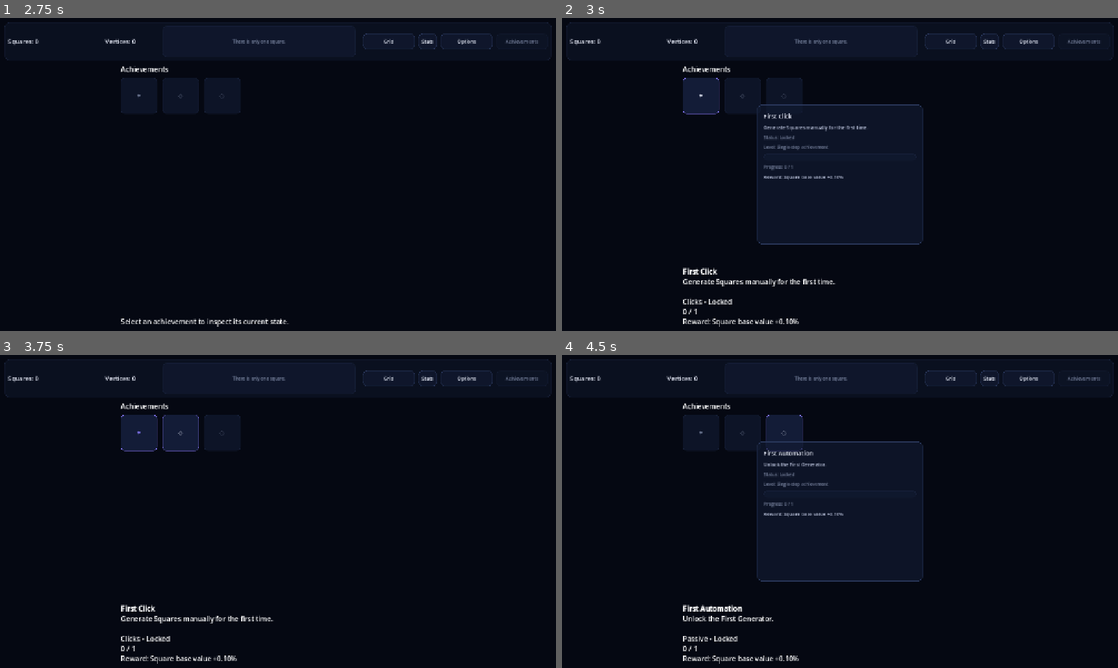
Above: before the commit, frames 1-4 (two rows, left to right).
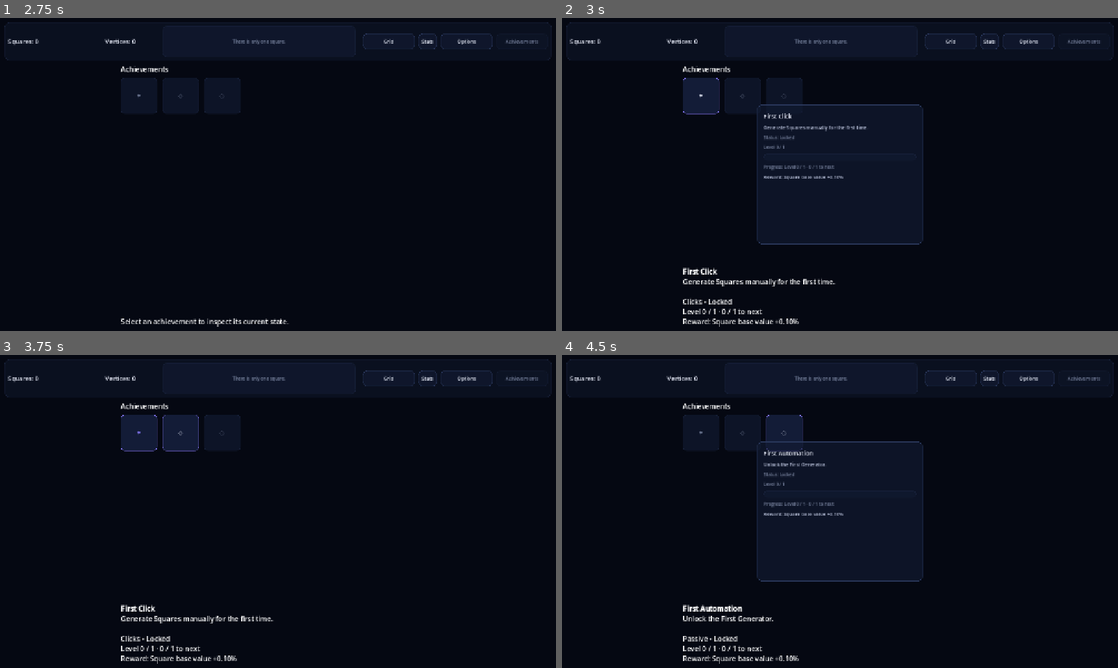
Above: after the commit, the same moments.

Repository: franciscoCapa27/Squared_2
Game: Godot game, scene res://scenes/main/Main.tscn
Two runs of this game, one before a commit and one after it. Both use one fixed random seed, a clock stepped at 60 frames per second and the inputs below.
Inputs:
- Up to frame 1 (2.75 s): click "Stats" at 0.5 s; click "Grid" at 1.25 s; click "Achievements" at 2 s
- Up to frame 2 (3 s): click "✦" at 2.75 s
- Up to frame 3 (3.75 s): click "◇" at 3.5 s
- Up to frame 4 (4.5 s): click "◌" at 4.25 s

Frame 1 is identical in both runs. In frame 2, 0.3% of the frame differs, in the area x 21-49%, y 40-95%; in frame 3, 0.1%; in frame 4, 0.3%.

Commit message:
feat(achievements): add leveled progression support (#188)

Diff:
--- a/squared-2/scripts/autoload/achievement_system.gd
+++ b/squared-2/scripts/autoload/achievement_system.gd
@@ -3,7 +3,7 @@
 signal achievement_unlocked(achievement_id: String)
 signal achievements_changed()
 
-var unlocked_achievements: Dictionary = {}
+var achievement_levels: Dictionary = {}
 
 
 func _ready() -> void:
@@ -22,22 +22,33 @@
 
 
 func is_achievement_unlocked(achievement_id: String) -> bool:
-	return bool(unlocked_achievements.get(achievement_id, false))
+	return get_achievement_level(achievement_id) > 0
+
+
+func get_achievement_level(achievement_id: String) -> int:
+	return maxi(0, int(achievement_levels.get(achievement_id, 0)))
 
 
 func get_unlocked_count() -> int:
-	return unlocked_achievements.size()
+	var unlocked_count: int = 0
+	for achievement_id: Variant in achievement_levels.keys():
+		if get_achievement_level(str(achievement_id)) > 0:
+			unlocked_count += 1
+
+	return unlocked_count
 
 
 func check_all_achievements() -> void:
 	var any_unlocked: bool = false
 
 	for achievement: AchievementDefinition in AchievementDatabase.get_all_achievements():
-		if is_achievement_unlocked(achievement.id):
-			continue
-
-		if _is_condition_met(achievement):
-			_unlock_achievement(achievement)
+		var current_level: int = get_achievement_level(achievement.id)
+		while current_level < achievement.get_level_count():
+			if not _is_level_condition_met(achievement, current_level):
+				break
+
+			_unlock_achievement_level(achievement, current_level)
+			current_level += 1
 			any_unlocked = true
 
 	if any_unlocked:
@@ -51,7 +62,7 @@
 		if not achievement.is_visible_by_default:
 			continue
 
-		if achievement.hidden_until_unlocked and not is_achievement_unlocked(achievement.id):
+		if achievement.hidden_until_unlocked and get_achievement_level(achievement.id) <= 0:
 			continue
 
 		visible_achievements.append(achievement)
@@ -63,62 +74,101 @@
 	if achievement == null:
 		return 0.0
 
-	if is_achievement_unlocked(achievement.id):
+	var current_level: int = get_achievement_level(achievement.id)
+	var level_count: int = achievement.get_level_count()
+	if current_level >= level_count:
 		return 1.0
 
-	if achievement.threshold <= 0.0:
+	var next_threshold: float = achievement.get_threshold_for_level(current_level)
+	if next_threshold <= 0.0:
 		return 0.0
 
 	var current_value: float = _get_condition_current_value(achievement)
-	return clamp(current_value / achievement.threshold, 0.0, 1.0)
+	return clamp(current_value / next_threshold, 0.0, 1.0)
 
 
 func get_progress_text(achievement: AchievementDefinition) -> String:
 	if achievement == null:
 		return ""
 
-	if is_achievement_unlocked(achievement.id):
-		return "Unlocked"
+	var current_level: int = get_achievement_level(achievement.id)
+	var level_count: int = achievement.get_level_count()
+	if current_level >= level_count:
+		return "Level %s / %s · Complete" % [
+			NumberFormatter.integer_amount(level_count),
+			NumberFormatter.integer_amount(level_count),
+		]
 
 	var current_value: float = _get_condition_current_value(achievement)
-
-	return "%s / %s" % [
+	var next_threshold: float = achievement.get_threshold_for_level(current_level)
+
+	return "Level %s / %s · %s / %s to next" % [
+		NumberFormatter.integer_amount(current_level),
+		NumberFormatter.integer_amount(level_count),
 		NumberFormatter.amount(current_value),
-		NumberFormatter.amount(achievement.threshold)
+		NumberFormatter.amount(next_threshold),
 	]
 
+
+func get_level_text(achievement: AchievementDefinition) -> String:
+	if achievement == null:
+		return ""
+
+	return "Level %s / %s" % [
+		NumberFormatter.integer_amount(get_achievement_level(achievement.id)),
+		NumberFormatter.integer_amount(achievement.get_level_count()),
+	]
+
 func to_save_dict() -> Dictionary:
+	var legacy_unlocked_achievements: Dictionary = {}
+	for achievement_id: Variant in achievement_levels.keys():
+		if get_achievement_level(str(achievement_id)) > 0:
+			legacy_unlocked_achievements[str(achievement_id)] = true
+
 	return {
-		"unlocked_achievements": unlocked_achievements
+		"achievement_levels": achievement_levels.duplicate(),
+		"unlocked_achievements": legacy_unlocked_achievements,
 	}
 
 
 func from_save_dict(data: Dictionary) -> void:
-	var unlocked_variant: Variant = data.get("unlocked_achievements", {})
-
-	if unlocked_variant is Dictionary:
-		unlocked_achievements = unlocked_variant as Dictionary
+	achievement_levels.clear()
+	var levels_variant: Variant = data.get("achievement_levels", null)
+	if levels_variant is Dictionary:
+		for achievement_id: Variant in (levels_variant as Dictionary).keys():
+			var level: int = int((levels_variant as Dictionary).get(achievement_id, 0))
+			if level > 0:
+				achievement_levels[str(achievement_id)] = level
 	else:
-		unlocked_achievements = {}
+		var unlocked_variant: Variant = data.get("unlocked_achievements", {})
+		if unlocked_variant is Dictionary:
+			for achievement_id: Variant in (unlocked_variant as Dictionary).keys():
+				var unlocked_value: Variant = (unlocked_variant as Dictionary).get(achievement_id, false)
+				if bool(unlocked_value):
+					achievement_levels[str(achievement_id)] = 1
 
 	achievements_changed.emit()
 
 
 func reset_to_new_game() -> void:
-	unlocked_achievements.clear()
+	achievement_levels.clear()
 	achievements_changed.emit()
 
 
-func _unlock_achievement(achievement: AchievementDefinition) -> void:
-	unlocked_achievements[achievement.id] = true
-	_apply_rewards(achievement)
-
-	EventBus.story_message.emit("Achievement unlocked: %s" % achievement.display_name)
+func _unlock_achievement_level(achievement: AchievementDefinition, level_index: int) -> void:
+	var unlocked_level: int = level_index + 1
+	achievement_levels[achievement.id] = unlocked_level
+	_apply_rewards(achievement, level_index)
+
+	EventBus.story_message.emit("Achievement unlocked: %s — Level %s" % [
+		achievement.display_name,
+		NumberFormatter.integer_amount(unlocked_level),
+	])
 	achievement_unlocked.emit(achievement.id)
 
 
-func _is_condition_met(achievement: AchievementDefinition) -> bool:
-	return _get_condition_current_value(achievement) >= achievement.threshold
+func _is_level_condition_met(achievement: AchievementDefinition, level_index: int) -> bool:
+	return _get_condition_current_value(achievement) >= achievement.get_threshold_for_level(level_index)
 
 
 func _get_condition_current_value(achievement: AchievementDefinition) -> float:
@@ -151,8 +201,8 @@
 			return 0.0
 
 
-func _apply_rewards(achievement: AchievementDefinition) -> void:
-	for reward: AchievementReward in achievement.rewards:
+func _apply_rewards(achievement: AchievementDefinition, level_index: int) -> void:
+	for reward: AchievementReward in achievement.get_rewards_for_level(level_index):
 		if reward == null:
 			continue
 
--- a/squared-2/scripts/resources/achievement_definition.gd
+++ b/squared-2/scripts/resources/achievement_definition.gd
@@ -38,6 +38,9 @@
 @export var target_id: String = ""
 @export var target_stat: String = ""
 
+# Optional multi-level progression. Empty levels preserve the legacy single-level fields above.
+@export var levels: Array[AchievementLevel] = []
+
 @export var is_visible_by_default: bool = true
 @export var hidden_until_unlocked: bool = false
 @export var sort_order: int = 0
@@ -46,6 +49,32 @@
 
 func is_valid_definition() -> bool:
 	return id.strip_edges() != ""
+
+
+func get_level_count() -> int:
+	return maxi(1, levels.size())
+
+
+func get_threshold_for_level(level_index: int) -> float:
+	if levels.is_empty():
+		return threshold
+
+	if level_index < 0 or level_index >= levels.size():
+		return threshold
+
+	var level: AchievementLevel = levels[level_index]
+	return threshold if level == null else level.threshold
+
+
+func get_rewards_for_level(level_index: int) -> Array[AchievementReward]:
+	if levels.is_empty():
+		return rewards
+
+	if level_index < 0 or level_index >= levels.size():
+		return []
+
+	var level: AchievementLevel = levels[level_index]
+	return [] if level == null else level.rewards
 
 func get_category_name() -> String:
 	match category:
--- /dev/null
+++ b/squared-2/scripts/resources/achievement_level.gd
@@ -0,0 +1,5 @@
+extends Resource
+class_name AchievementLevel
+
+@export var threshold: float = 1.0
+@export var rewards: Array[AchievementReward] = []
--- a/squared-2/scripts/ui/achievements_page.gd
+++ b/squared-2/scripts/ui/achievements_page.gd
@@ -205,7 +205,7 @@
 	detail_content.add_child(status_label)
 
 	var level_label: Label = Label.new()
-	level_label.text = "Level: Single-step achievement"
+	level_label.text = AchievementSystem.get_level_text(achievement)
 	ThemeTextHelper.apply_detail_label(level_label)
 	detail_content.add_child(level_label)
 
Not shown, added: squared-2/scripts/resources/achievement_level.gd.uid
